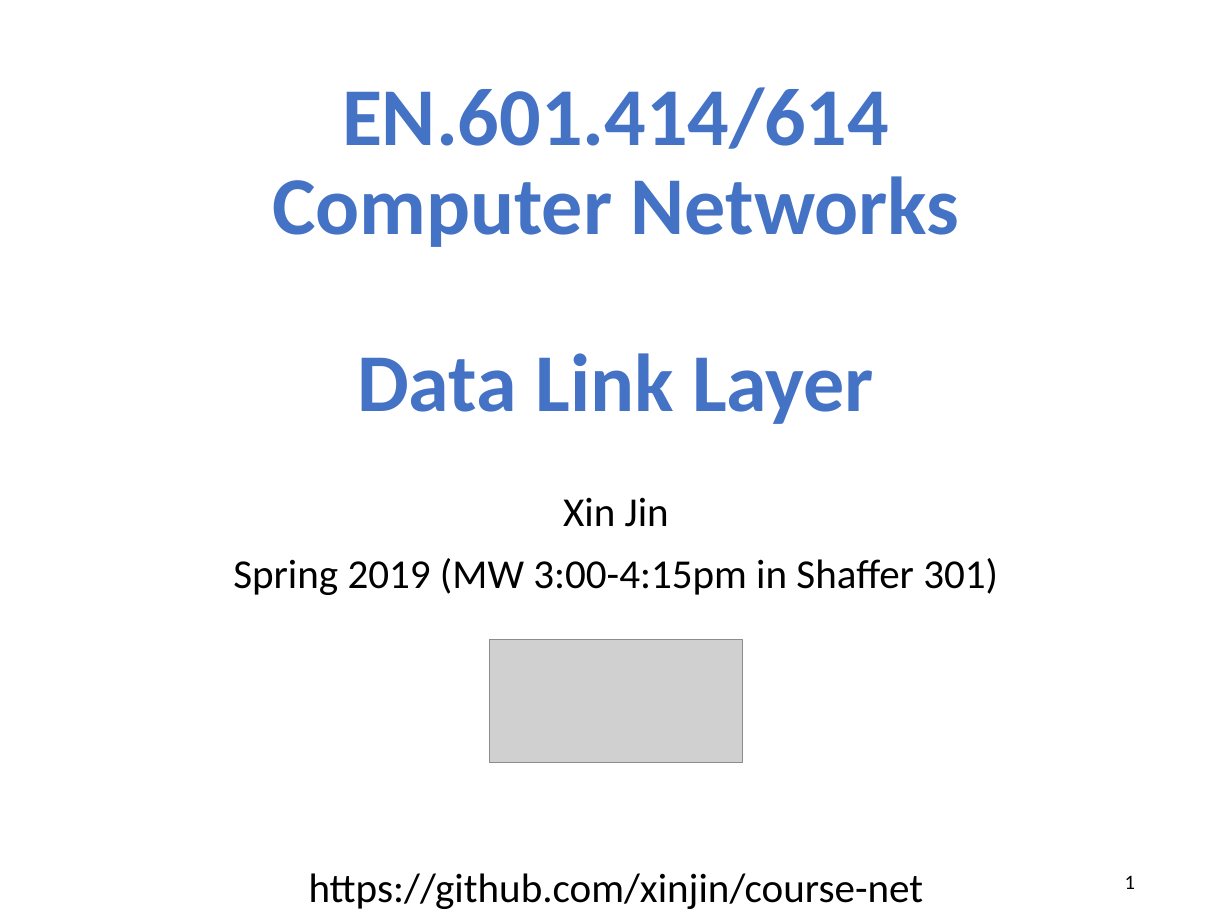
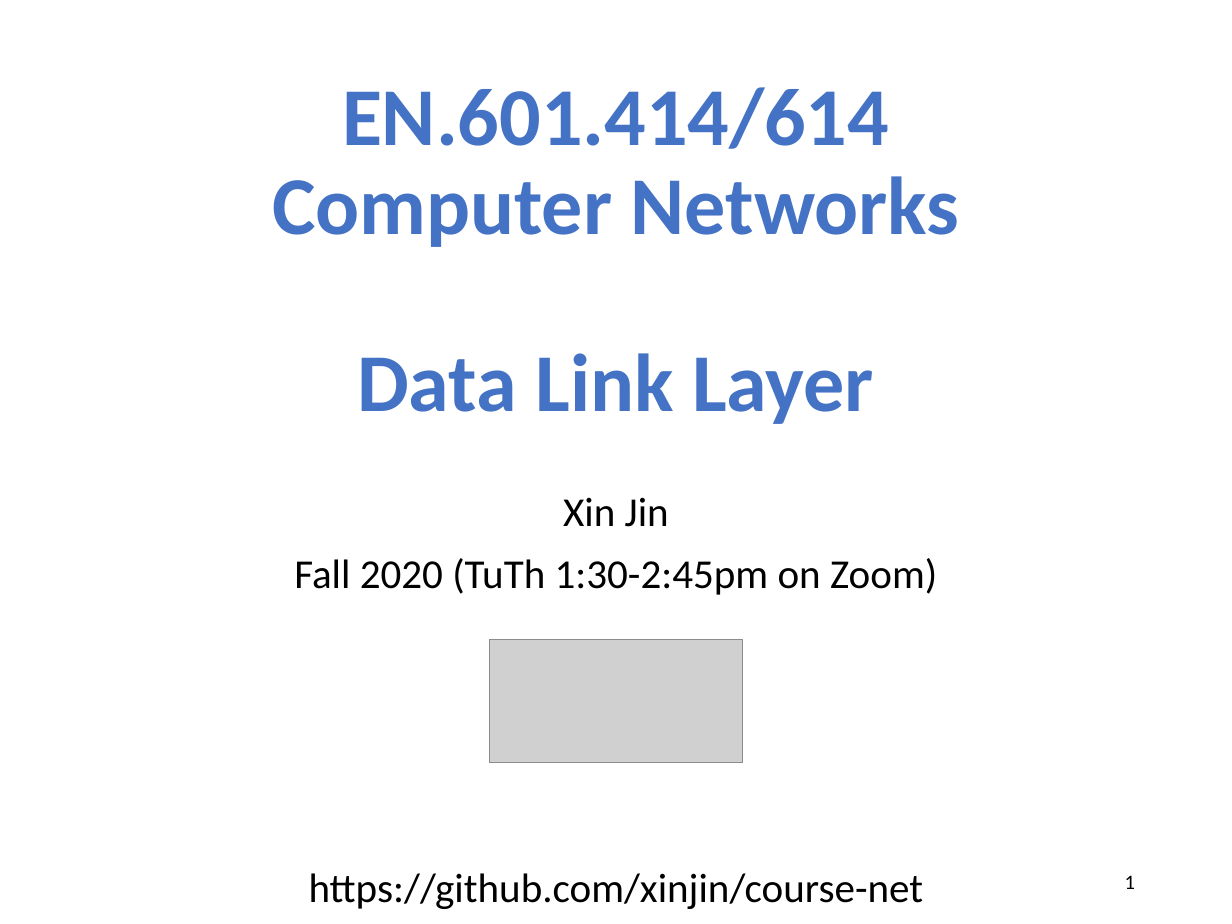
Before and after one commit to xinjin/course-net, a slide deck: slide 1 of slides/lec17_link.pptx. Drawn at 1232x924 pixels with LibreOffice and Linux fonts; fonts in the diff are those of the drawing; grey boxes stand for pictures. Boxes give left, top, right and bottom in pixels: in the first picture for what was removed or moved away, otherwise in the second. Text is boxed around its words. In the diff, an @@ line names an element or a change of style, - is before the commit and + after.

```diff
--- a/slides/lec17_link.pptx
+++ b/slides/lec17_link.pptx
@@ subtitle at <box>294,558,937,595</box>: text changed @@
-Spring 2019 (MW 3:00-4:15pm in Shaffer 301)
+Fall 2020 (TuTh 1:30-2:45pm on Zoom)
```
Also in this commit, not shown: 7 other slides changed, 1 slide added, 1 other file.
